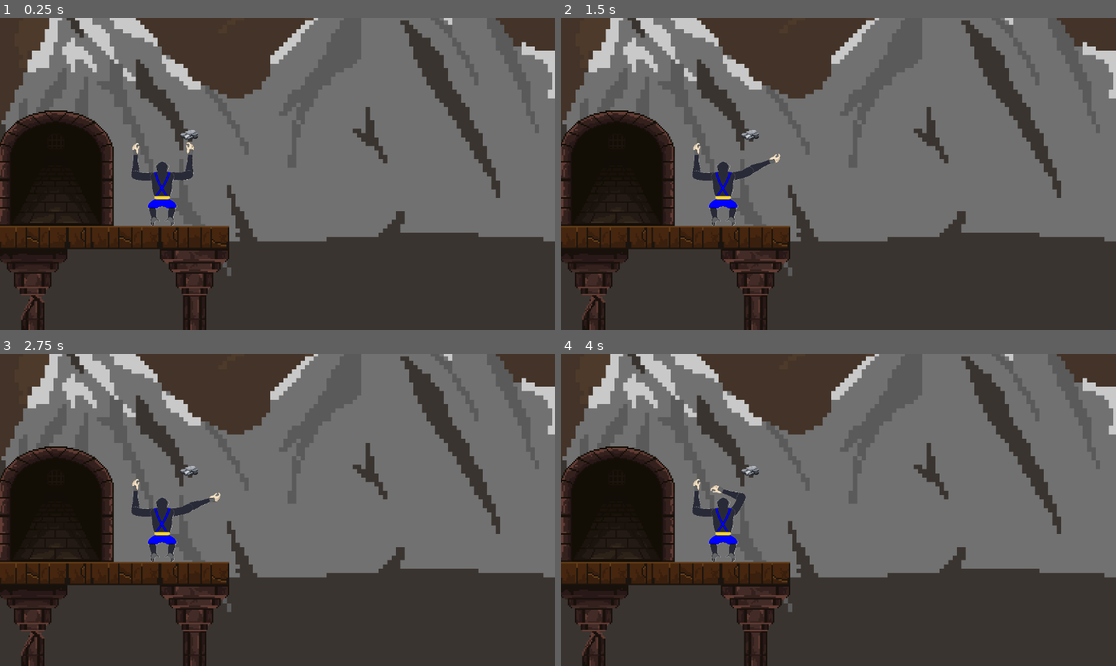
Above: before the commit, frames 1-4 (two rows, left to right).
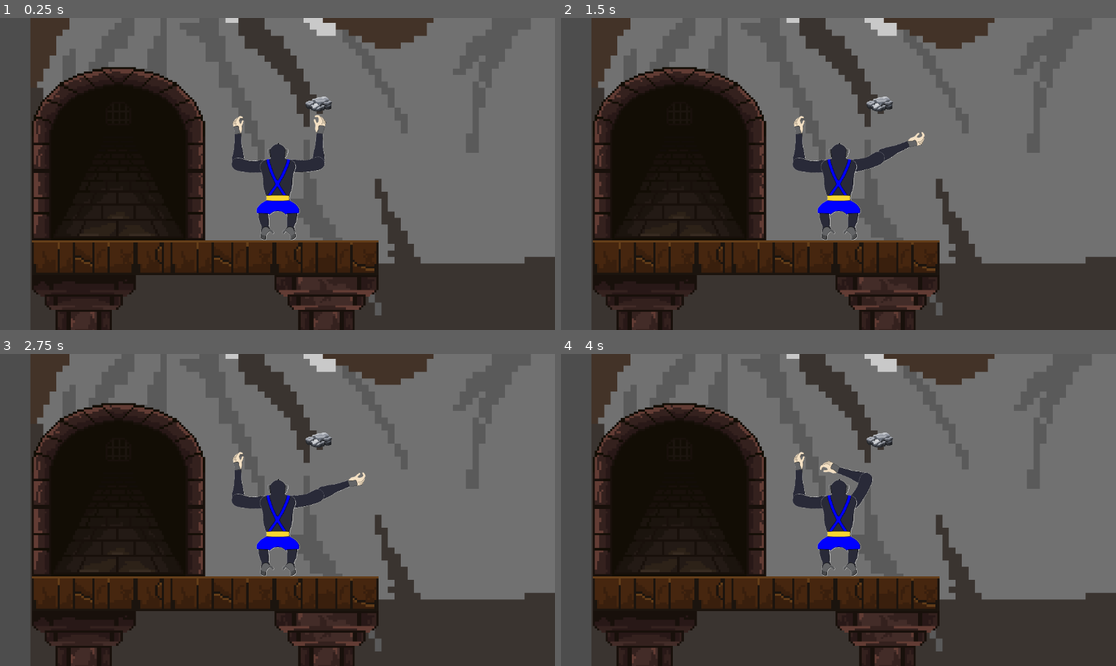
Above: after the commit, the same moments.

Repository: Igg2000/Juego_Escalada
Game: Godot game, scene res://scenes/mapa1.tscn
The game is run twice, just before and just after one commit, with the same random seed, the same clock (stepped at 60 frames per second) and the same inputs. This scene is started directly instead of the project's main scene.
Inputs:
- Up to frame 1 (0.25 s): no input
- Up to frame 2 (1.5 s): tap Enter at 0.5 s; hold Right 0.53-1.28 s; hold Shift 0.53-1.28 s; hold Down from 1.28 s (still down); tap Shift at 1.35 s
- Up to frame 3 (2.75 s): release Down at 2.03 s; hold Right from 2.03 s (still down); hold Shift from 2.03 s (still down)
- Up to frame 4 (4 s): release Right at 2.78 s; release Shift at 2.78 s; hold Up 2.78-3.53 s; tap Shift at 2.85 s; hold Left from 3.53 s (still down); hold Shift from 3.53 s (still down)

The runs differ from the first frame. In frame 1, 44% of the frame differs, in the area x 0-100%, y 0-100%; in frame 2, 44%; in frame 3, 44%; in frame 4, 44%.

Commit message:
v0.0.21
Ya funciona la detencion de roca y antebrazo

Diff:
--- a/scenes/jugador.tscn
+++ b/scenes/jugador.tscn
@@ -101,12 +101,12 @@
 [node name="base" type="Node2D" parent="."]
 
 [node name="AntebrazoDc" type="Sprite2D" parent="base" groups=["AntebrazoDc"]]
-position = Vector2(73.0588, -52.5259)
-rotation = 0.0403734
+position = Vector2(73.0613, -52.5254)
+rotation = 0.0402727
 scale = Vector2(0.349745, 0.349745)
 texture = ExtResource("1_lu4vh")
 
-[node name="Area2D" type="Area2D" parent="base/AntebrazoDc"]
+[node name="Area2D" type="Area2D" parent="base/AntebrazoDc" groups=["AntebrazoDc"]]
 collision_layer = 2
 
 [node name="CollisionShape2D" type="CollisionShape2D" parent="base/AntebrazoDc/Area2D"]
@@ -115,9 +115,9 @@
 shape = SubResource("CapsuleShape2D_ep8sc")
 
 [node name="AntebrazoIc" type="Sprite2D" parent="base"]
-position = Vector2(-70.139, -57.5359)
-rotation = 0.00935269
-scale = Vector2(0.350074, 0.350074)
+position = Vector2(-70.138, -57.5363)
+rotation = 0.00929869
+scale = Vector2(0.350067, 0.350067)
 texture = ExtResource("2_g37r3")
 
 [node name="Area2D" type="Area2D" parent="base/AntebrazoIc"]
@@ -128,14 +128,14 @@
 shape = SubResource("CapsuleShape2D_o418e")
 
 [node name="BrazoD" type="Sprite2D" parent="base"]
-position = Vector2(44.2269, -14.7143)
-rotation = 1.4971
+position = Vector2(44.2349, -14.7113)
+rotation = 1.49704
 scale = Vector2(0.349945, 0.349945)
 texture = ExtResource("3_5343f")
 
 [node name="BrazoI" type="Sprite2D" parent="base"]
-position = Vector2(-40.8409, -18.1982)
-rotation = -1.50384
+position = Vector2(-40.8327, -18.1966)
+rotation = -1.50377
 scale = Vector2(0.349953, 0.349953)
 texture = ExtResource("4_l3mph")
 
--- a/scenes/mapa1.tscn
+++ b/scenes/mapa1.tscn
@@ -585,3 +585,6 @@
 [node name="Jugador" parent="." instance=ExtResource("2_rgf5d")]
 position = Vector2(336, 340)
 scale = Vector2(0.75, 0.75)
+
+[node name="Camera2D" type="Camera2D" parent="Jugador"]
+zoom = Vector2(1.5, 1.5)
--- a/scenes/rock.tscn
+++ b/scenes/rock.tscn
@@ -21,3 +21,6 @@
 [node name="CollisionShape2D" type="CollisionShape2D" parent="Area2D"]
 rotation = -1.56518
 shape = SubResource("CapsuleShape2D_ahjwx")
+
+[connection signal="body_entered" from="Area2D" to="." method="_on_body_entered"]
+[connection signal="body_exited" from="Area2D" to="." method="_on_body_exited"]
--- a/scripts/rock.gd
+++ b/scripts/rock.gd
@@ -4,8 +4,8 @@
 	print("Script de Rock iniciado")  # Verifica que el script se esté ejecutando
 	if has_node("Area2D"):
 		print("Area2D encontrado en Rock")  # Verifica que el Area2D exista
-		$Area2D.connect("body_entered", Callable(self, "_on_body_entered"))
-		$Area2D.connect("body_exited", Callable(self, "_on_body_exited"))
+		$Area2D.connect("area_entered", Callable(self, "_on_body_entered"))
+		$Area2D.connect("area_exited", Callable(self, "_on_body_exited"))
 	else:
 		print("Error: No se encontró el nodo Area2D en Rock")  # Mensaje de error
 
